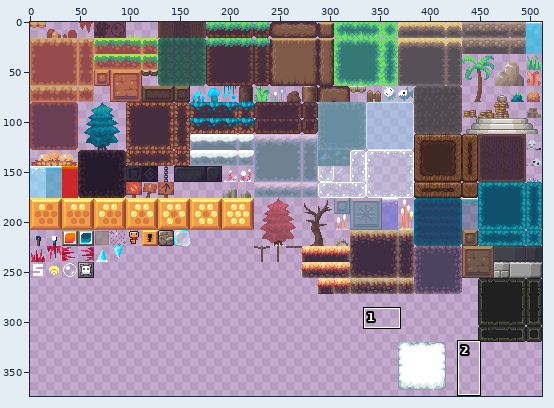
Two states of a sprite sheet, Dragon.gmx/background/images/sprTiles.png. The picture above shows the old version from afar; the outline marks the close-up.
Close-up. As it was:
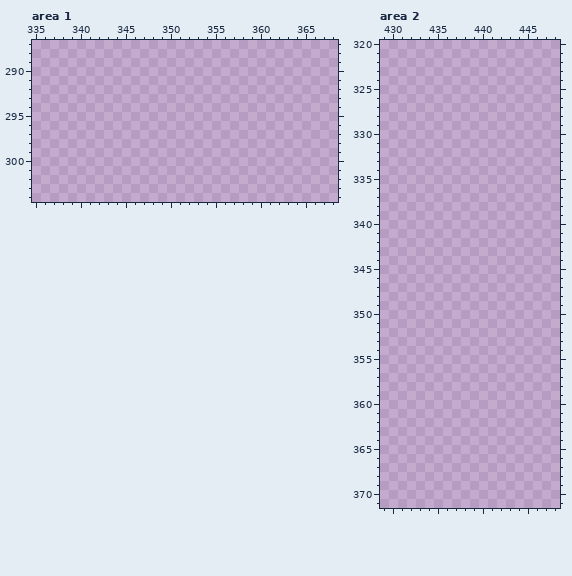
The file is 512x480 pixels. Colours within 5 levels of each other are drawn and written as one. Shown: area 1: x 335..368, y 287..304; area 2: x 429..448, y 320..371. The wide view leaves out empty margins. The commit also changed other parts of the picture, which this record leaves out.
After the commit:
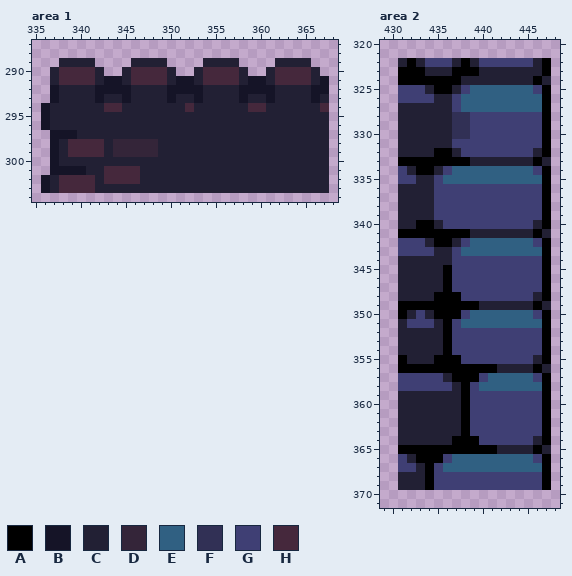
Palette (. is transparent): A #000000  B #151427  C #222034  D #342539  E #306082  F #313055  G #3f3f74  H #45283c
The edit:
Changed rows in their new state; - is an unchanged pixel.
Area 1:
first column x 336:
289 --CCCC----CCCC----CCCC----CCCC--
290 -CHHHHC--CHHHHC--CHHHHC--CHHHHC-
291 -CHHHHCBBCHHHHCBBCHHHHCBBCHHHHCB
292 -BCCCCBBBBCCCCBBBBCCCCBBBBCCCCBB
293 -BCCCCBCCBCCCCBCCBCCCCBCCBCCCCBC
294 BCCCCCCHHCCCCCCCHCCCCCCHHCCCCCCH
295 BCCCCCCCCCCCCCCCCCCCCCCCCCCCCCCC
296 BCCCCCCCCCCCCCCCCCCCCCCCCCCCCCCC
297 -BBBCCCCCCCCCCCCCCCCCCCCCCCCCCCC
298 -BCHHHHCDDDDDCCCCCCCCCCCCCCCCCCC
299 -BCHHHHCDDDDDCCCCCCCCCCCCCCCCCCC
300 -BCCCCCCCCCCCCCCCCCCCCCCCCCCCCCC
301 -BBBBCCHHHHCCCCCCCCCCCCCCCCCCCCC
302 BCHHHHCHHHHCCCCCCCCCCCCCCCCCCCCC
303 BCHHHHCCCCCCCCCCCCCCCCCCCCCCCCCC
Area 2:
first column x 431:
322 CACGGGCACGGGGGGCA
323 AAACCCAAACCCCCCCA
324 AAAAAAACCCCCCCCAC
325 GGGCAACGEEEEEEEGA
326 GGGGCCGEEEEEEEEEA
327 CCCCCCGEEEEEEEEEA
328 CCCCCCFFGGGGGGGGA
329 CCCCCCFFGGGGGGGGA
330 CCCCCCFFGGGGGGGGA
331 CCCCCCGGGGGGGGGGA
332 CCCCAACGGGGGGGGCA
333 AAAAAAAACCCCCCCAC
334 GCAACGEEEEEEEEEGA
335 GGCCGEEEEEEEEEEEA
336 CCCCGGGGGGGGGGGGA
337 CCCCGGGGGGGGGGGGA
338 CCCCGGGGGGGGGGGGA
339 CCCCGGGGGGGGGGGGA
340 CCAACGGGGGGGGGGCA
341 AAAAAAAACCCCCCCAC
342 GGGCAACGEEEEEEEGA
343 GGGGCCGEEEEEEEEEA
344 CCCCCCGGGGGGGGGGA
345 CCCCCAGGGGGGGGGGA
346 CCCCCAGGGGGGGGGGA
347 CCCCCAGGGGGGGGGGA
348 CCCCAAAGGGGGGGGCA
349 AAAAAAAAACCCCCCAC
350 ACGCAAAGEEEEEEEGA
351 CGGGCAGEEEEEEEEEA
352 CCCCCAGGGGGGGGGGA
353 CCCCCAGGGGGGGGGGA
354 CCCCCAGGGGGGGGGGA
355 ACCCAAAGGGGGGGGCA
356 AAAAAAAAAAACCCCAC
357 GGGGGCAAAGEEEEEGA
358 GGGGGGCAGEEEEEEEA
359 CCCCCCCAGGGGGGGGA
360 CCCCCCCAGGGGGGGGA
361 CCCCCCCAGGGGGGGGA
362 CCCCCCCAGGGGGGGGA
363 CCCCCCCAGGGGGGGGA
364 CCCCCCAAAGGGGGGCA
365 AAAAAAAAAAACCCCAC
366 GCAAAGEEEEEEEEEGA
367 GGCAGEEEEEEEEEEEA
368 CCCAGGGGGGGGGGGGA
369 CCCAGGGGGGGGGGGGA
Boxes around the changes in both close-ups, in picture pixels (x1, y1, x2, y2):
added: (41, 58, 329, 193)
added: (398, 58, 551, 490)
